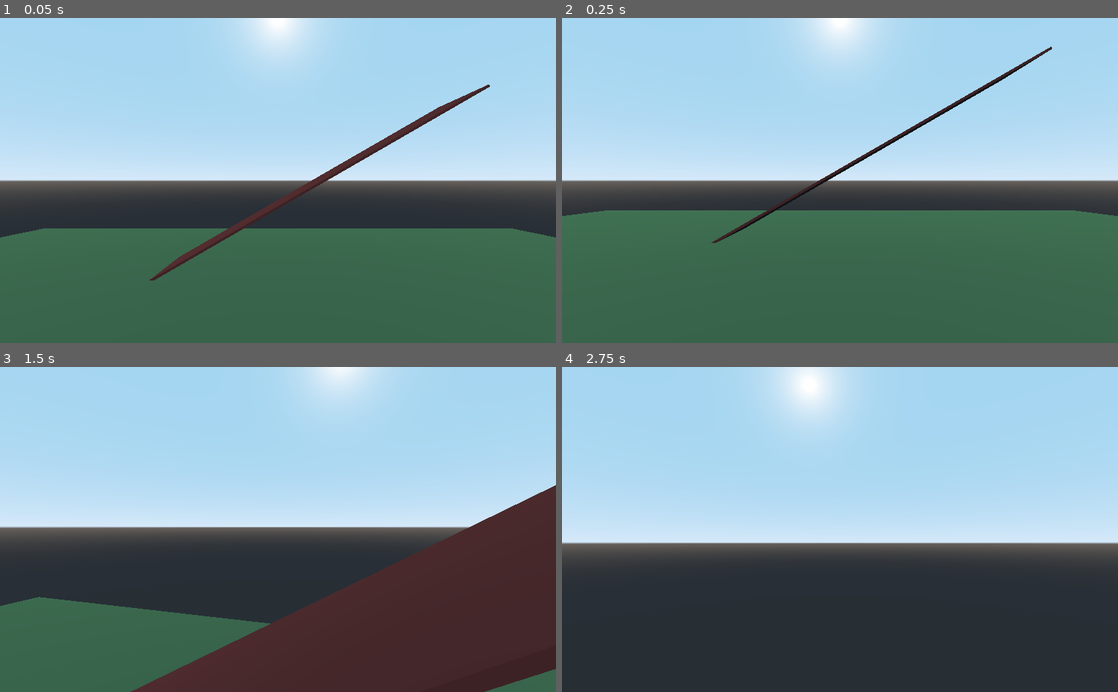
Above: before the commit, frames 1-4 (two rows, left to right).
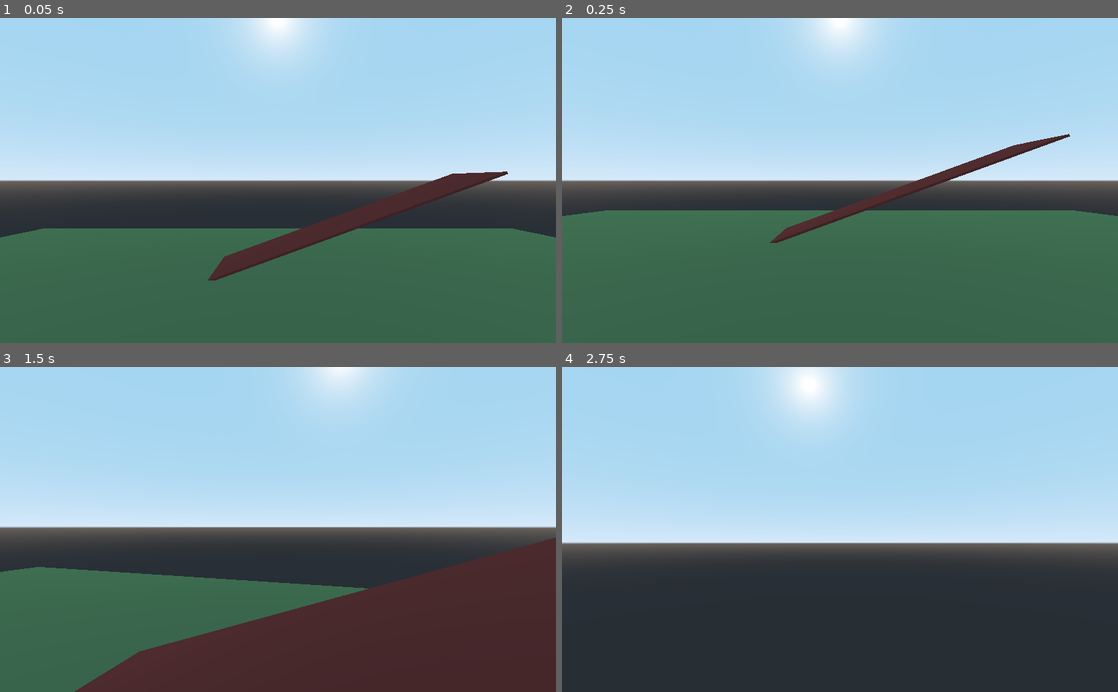
Above: after the commit, the same moments.

Repository: missinglinks/godot_first_person_controller
Game: Godot game, scene res://World.tscn
The game is run twice, just before and just after one commit, with the same random seed, the same clock (stepped at 60 frames per second) and the same inputs.
Inputs (mouse positions are in pixels of both pictures, inside the frame that each line leads up to):
- Up to frame 1 (0.05 s): no input
- Up to frame 2 (0.25 s): no input
- Up to frame 3 (1.5 s): tap Enter at 0.5 s; move the mouse to (305, 529) at 0.52 s; hold W (move_forward) from 0.53 s (still down); tap Space (move_jump) at 0.6, 0.77, 1.07, 1.35 s; move the mouse to (250, 529) at 1.27 s
- Up to frame 4 (2.75 s): keep holding W (move_forward); tap Space (move_jump) at 1.52, 1.82, 2.1 s; move the mouse to (851, 523) at 2.02 s

The runs differ from the first frame. In frame 1, 4.1% of the frame differs, in the area x 26-92%, y 20-81%; in frame 2, 2.4%; in frame 3, 12%, in the area x 0-100%, y 36-100%; in frame 4, nothing differs.

Commit message:
added new ground check

Diff:
--- a/Player/Player.gd
+++ b/Player/Player.gd
@@ -20,6 +20,11 @@
 
 onready var camera: Camera = $Head/Camera
 onready var head: Spatial = $Head
+onready var leg_ray: RayCast = $LegRayCast
+
+# use this variable instead of the is_on_floor() function
+# to prevent sliding from slopes:
+var is_on_floor: bool = false
 
 
 func _ready() -> void:
@@ -40,12 +45,25 @@
 
 
 func _physics_process(delta: float) -> void:
+
+	check_floor()
+
 	match state:
 		States.WALK:
 			walk(delta)
 		States.FLY:
 			fly(delta)
 
+
+"""
+Checks if player is on ground
+"""
+func check_floor():
+	if leg_ray.is_colliding():
+		var obj: Object = leg_ray.get_collider()
+		is_on_floor = true
+	else:
+		is_on_floor = false
 
 """
 Handle walk state physics proccess
@@ -66,12 +84,14 @@
 
 
 """
-Calculate new velocity based on player input
+Set new velocity based on player input
 """
 func set_velocity(delta: float, aim: Basis, gravity: float, speed: float, accel: float) -> void:
 	var direction: Vector3 = Vector3.ZERO
 
-	velocity.y += gravity
+	if !is_on_floor:
+		velocity.y += gravity
+
 
 	if Input.is_action_pressed("move_forward"):
 		direction -= aim.z
@@ -82,7 +102,10 @@
 	elif Input.is_action_pressed("strafe_right"):
 		direction += aim.x
 
-	if Input.is_action_just_pressed("move_jump") and is_on_floor():
+	direction = direction.normalized()
+
+
+	if Input.is_action_just_pressed("move_jump") and is_on_floor:
 		direction.y += JUMP_FORCE
 
 	var target: Vector3 = direction * speed
--- a/Player/Player.tscn
+++ b/Player/Player.tscn
@@ -14,6 +14,7 @@
 script = ExtResource( 1 )
 
 [node name="CollisionShape" type="CollisionShape" parent="."]
+editor/display_folded = true
 transform = Transform( 1, 0, 0, 0, -4.37114e-008, -1, 0, 1, -4.37114e-008, 0, 0, 0 )
 shape = SubResource( 1 )
 
@@ -22,7 +23,12 @@
 material/0 = null
 
 [node name="Head" type="Spatial" parent="."]
+editor/display_folded = true
 transform = Transform( 1, 0, 0, 0, 1, 0, 0, 0, 1, 0, 1.12158, 0 )
 
 [node name="Camera" type="Camera" parent="Head"]
 current = true
+
+[node name="LegRayCast" type="RayCast" parent="."]
+transform = Transform( 1, 0, 0, 0, 1, 0, 0, 0, 1, 0, -0.946086, 0 )
+enabled = true
--- a/World.tscn
+++ b/World.tscn
@@ -41,7 +41,7 @@
 transform = Transform( 1, 0, 0, 0, 0.642788, 0.766044, 0, -0.766044, 0.642788, 16, 6, 0 )
 
 [node name="Ramp" type="MeshInstance" parent="."]
-transform = Transform( 0.866025, -0.5, 0, 0.5, 0.866025, 0, 0, 0, 1, 0, 3, -11 )
+transform = Transform( 0.939692, -0.34202, 0, 0.34202, 0.939692, 0, 0, 0, 1, 0, 1, -11 )
 mesh = SubResource( 4 )
 material/0 = SubResource( 5 )
 
